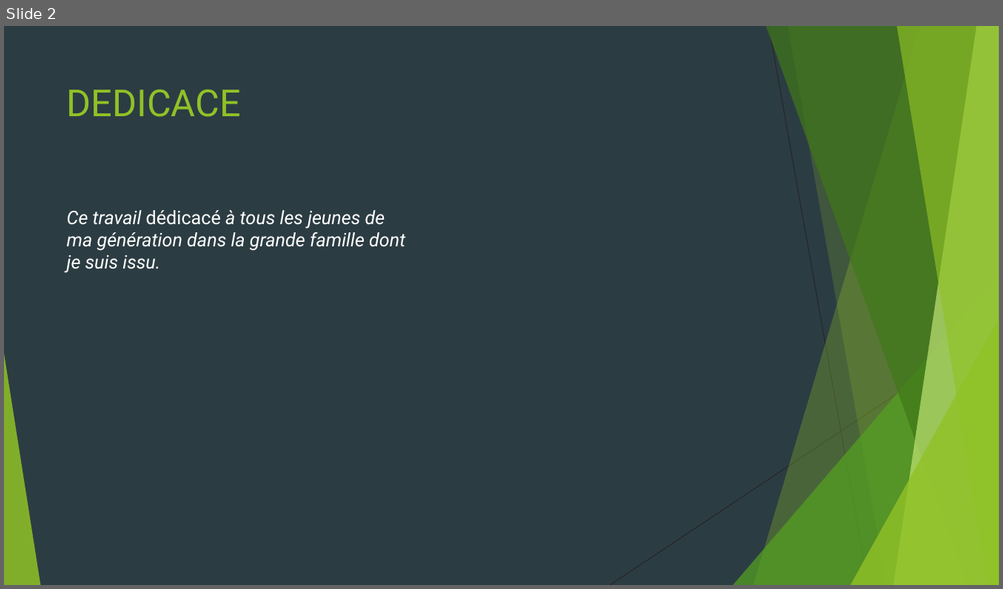
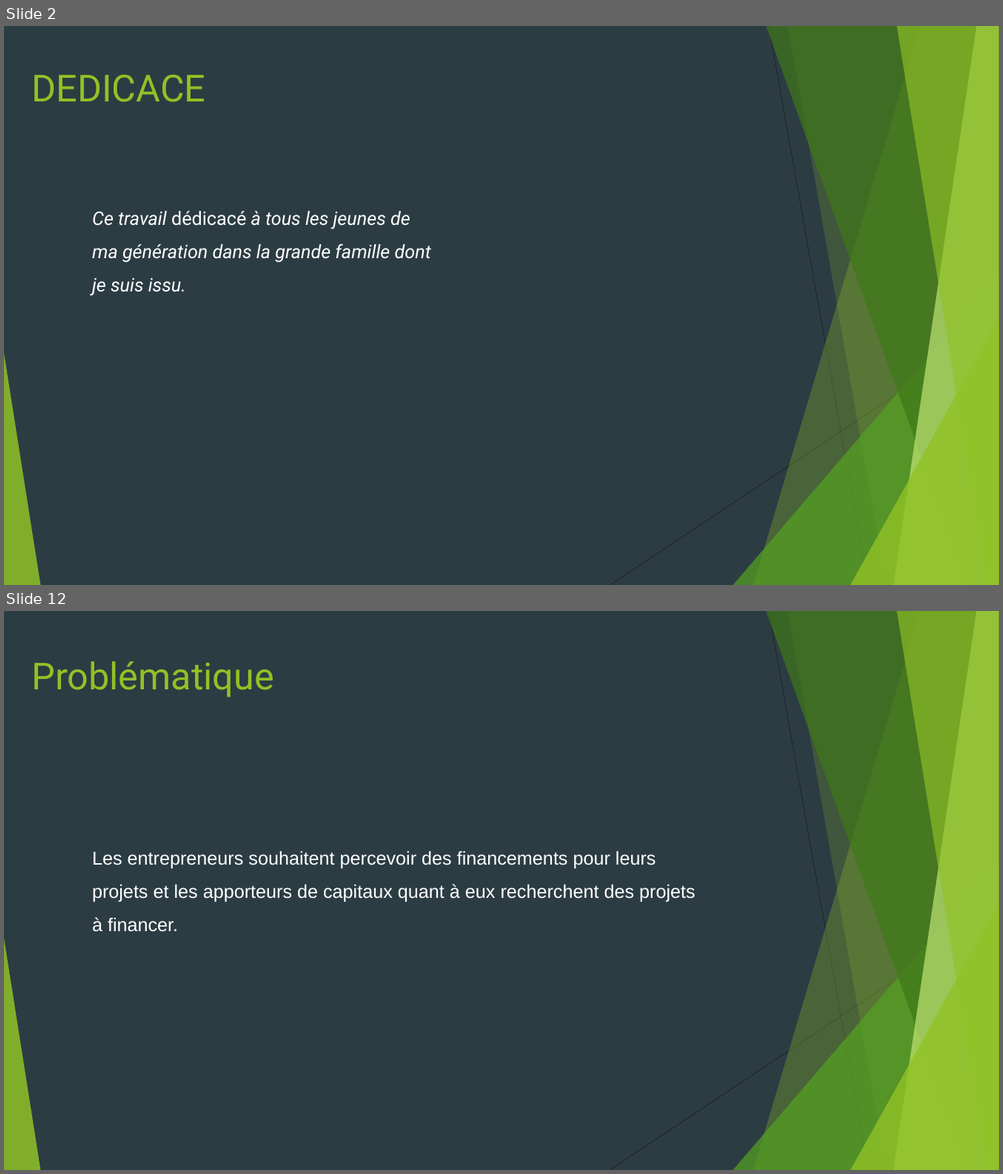
Before and after one commit to HeroNational/crowdfunding-App, a slide deck: rapport de stage/RApport de stage Slides.pptx. Shown one above the other, each under a label of ours: slide 2 before the commit, slides 2 and 12 after it; the slides between them are not shown. The pictures are 1003x589 and 1003x1174 pixels, drawn with LibreOffice and Linux fonts; fonts in the diff are those of the drawing. Boxes give left, top, right and bottom in pixels: in the first picture for what was removed or moved away, otherwise in the second. Text is boxed around its words. In the diff, an @@ line names an element or a change of style, - is before the commit and + after.

```diff
--- a/rapport de stage/RApport de stage Slides.pptx
+++ b/rapport de stage/RApport de stage Slides.pptx
@@ slide 12 added at <box>4,611,999,1170</box>, background #2C3C43; not listed: 10 template elements that a slide beside it also shows @@
@@ text added at <box>31,661,274,697</box>, 36 pt, text #90C226 @@
+Problématique
@@ text added at <box>92,851,695,932</box>, 18 pt, text #FFFFFF @@
+Les entrepreneurs souhaitent percevoir des financements pour leurs projets et les apporteurs de capitaux quant à eux recherchent des projets à financer.
@@ slide 2 changed as well @@
@@ title "DEDICACE": place and size @@
-title "DEDICACE" at <box>67,90,241,117</box>
+title "DEDICACE" at <box>31,75,205,102</box>
@@ text "Ce travail dédicacé à tous ...": place and size @@
-text "Ce travail dédicacé à tous ..." at <box>67,210,405,272</box>
+text "Ce travail dédicacé à tous ..." at <box>92,211,431,295</box>
@@ text "Ce travail dédicacé à tous ..." at <box>92,211,431,295</box>: line spacing 1 to 1.5 @@
```
Also in this commit, not shown: 1 other slide changed, 10 other slides added, 4 other files.
